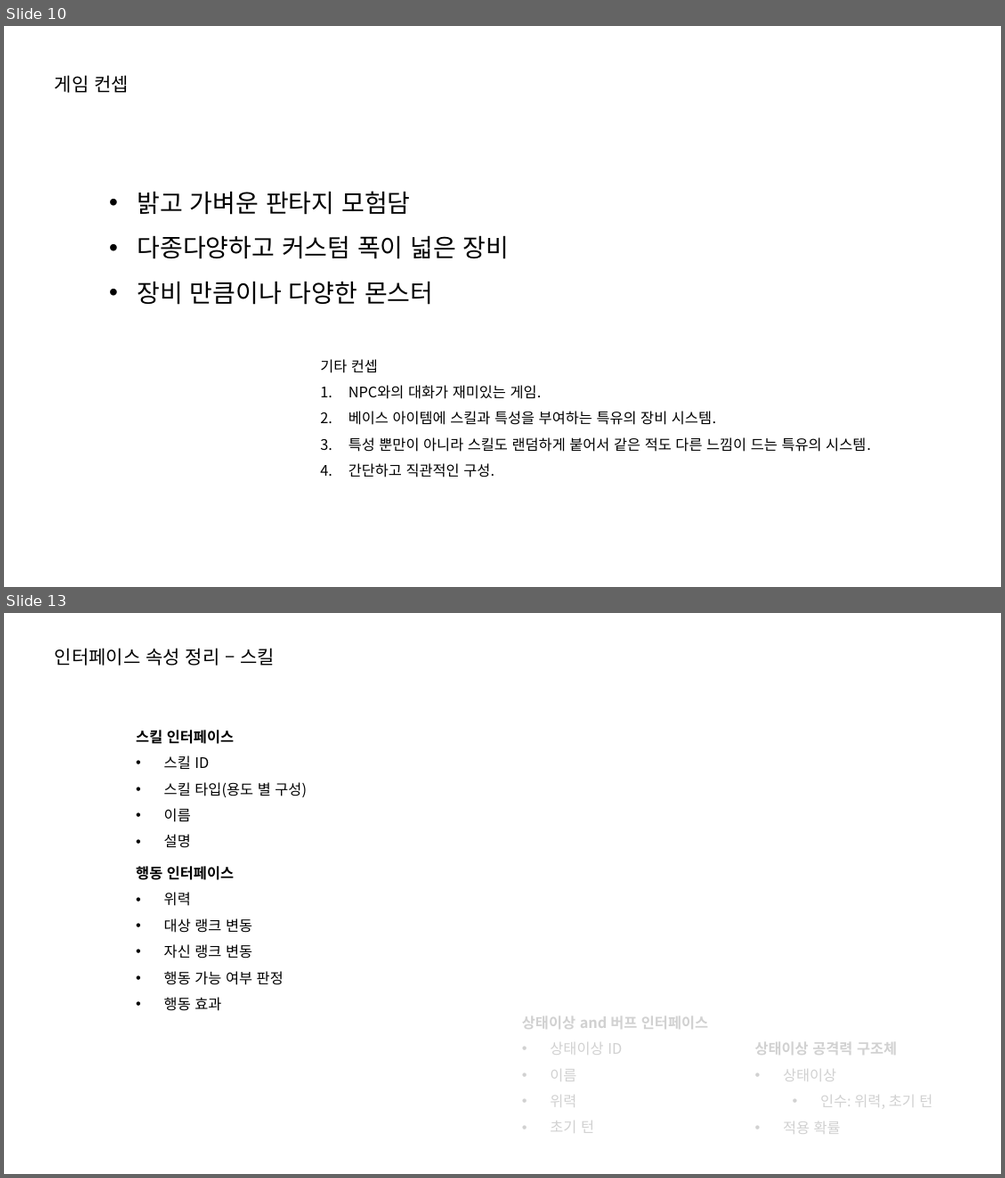
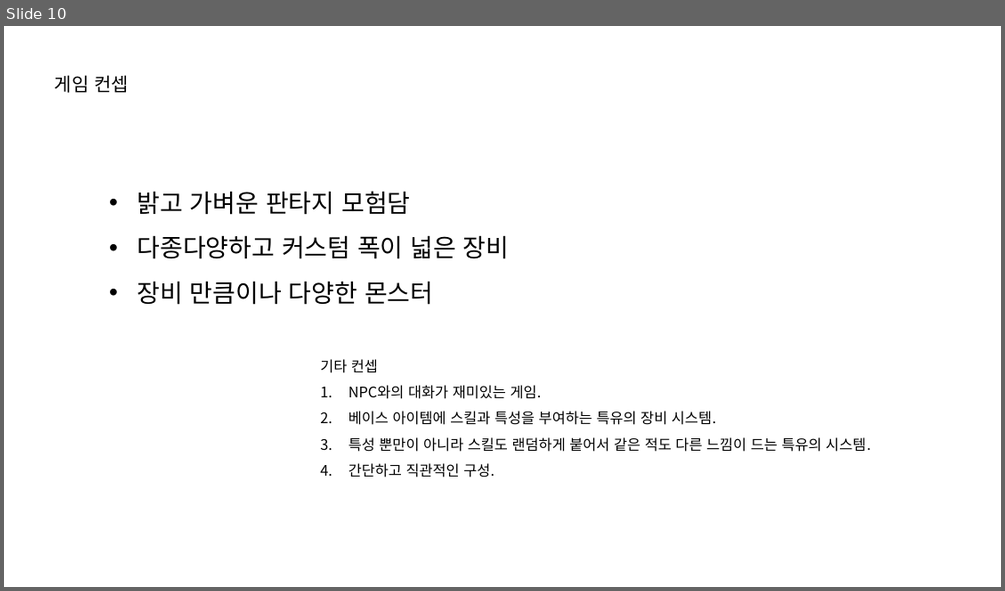
Before and after one commit to lsu0503/TextRPG_TeamProject2nd, a slide deck: Documents/TextRPG_와이어프레임.pptx. Shown one above the other, each under a label of ours: slides 10 and 13 before the commit, slide 10 after it; the slides between them are not shown. The pictures are 1005x1178 and 1005x591 pixels, drawn with LibreOffice and Linux fonts; fonts in the diff are those of the drawing. Boxes give left, top, right and bottom in pixels: in the first picture for what was removed or moved away, otherwise in the second. Text is boxed around its words. In the diff, an @@ line names an element or a change of style, - is before the commit and + after.

```diff
--- a/Documents/TextRPG_와이어프레임.pptx
+++ b/Documents/TextRPG_와이어프레임.pptx
@@ slide 13 removed at (4,613,1001,1174), background #FFFFFF @@
@@ text removed at (55,648,275,666) @@
-인터페이스 속성 정리 – 스킬
@@ text removed at (136,730,307,848) @@
-스킬 인터페이스
-• 스킬 ID
-• 스킬 타입(용도 별 구성)
-• 이름
-• 설명
@@ text removed at (136,866,283,1011) @@
-행동 인터페이스
-• 위력
-• 대상 랭크 변동
-• 자신 랭크 변동
-• 행동 가능 여부 판정
-• 행동 효과
@@ text removed at (522,1016,708,1133) @@
-상태이상 and 버프 인터페이스
-• 상태이상 ID
-• 이름
-• 위력
-• 초기 턴
@@ text removed at (755,1042,932,1134) @@
-상태이상 공격력 구조체
-• 상태이상
-  • 인수: 위력, 초기 턴
-• 적용 확률
```
Also in this commit, not shown: 5 slides changed, 4 other slides removed, 1 other file.
